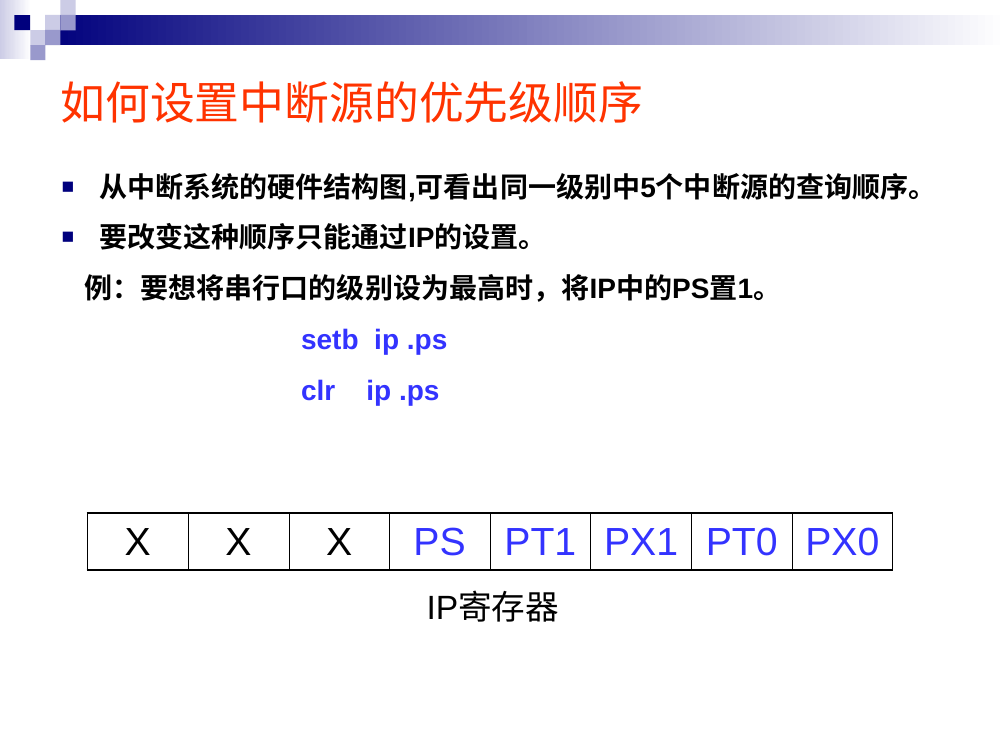
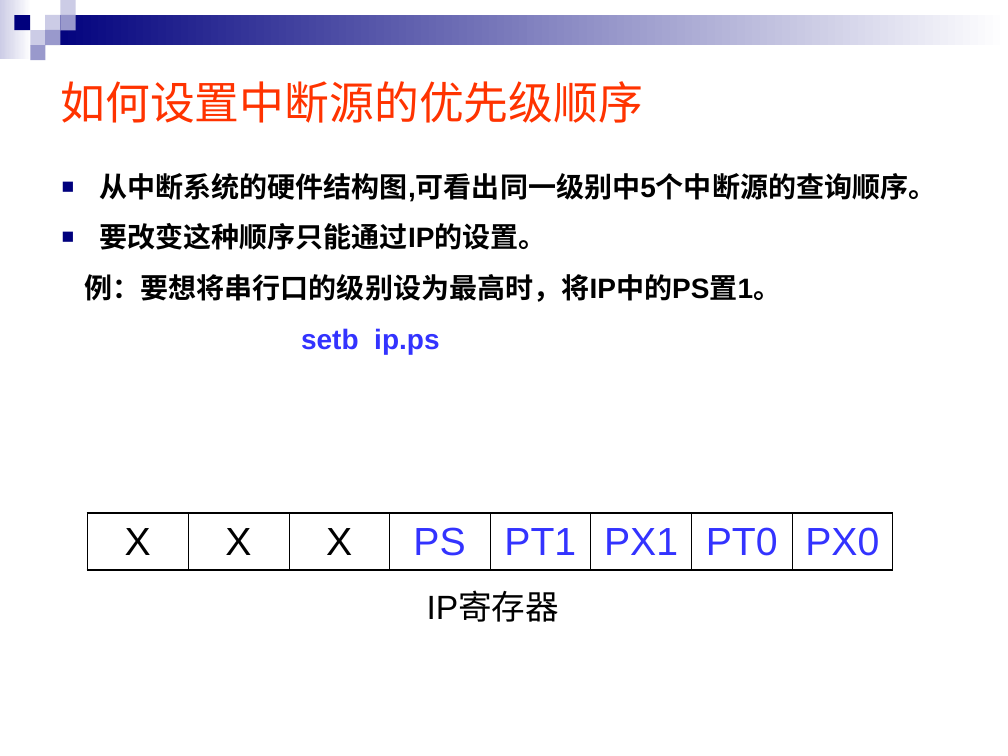
Before and after one commit to rshouc/Microcomputer, a slide deck: slide 13 of PPT/Microcontroller/第5章 51单片机的中断系统.PPT. Drawn at 1008x756 pixels with LibreOffice and Linux fonts; fonts in the diff are those of the drawing. Boxes give left, top, right and bottom in pixels: in the first picture for what was removed or moved away, otherwise in the second. Text is boxed around its words. In the diff, an @@ line names an element or a change of style, - is before the commit and + after.

```diff
--- a/PPT/Microcontroller/第5章 51单片机的中断系统.PPT
+++ b/PPT/Microcontroller/第5章 51单片机的中断系统.PPT
@@ text at [301,328,439,354]: text changed @@
-setb ip .ps
-clr ip .ps
+setb ip.ps
```
Also in this commit, not shown: 4 other slides changed, 3 other files.
